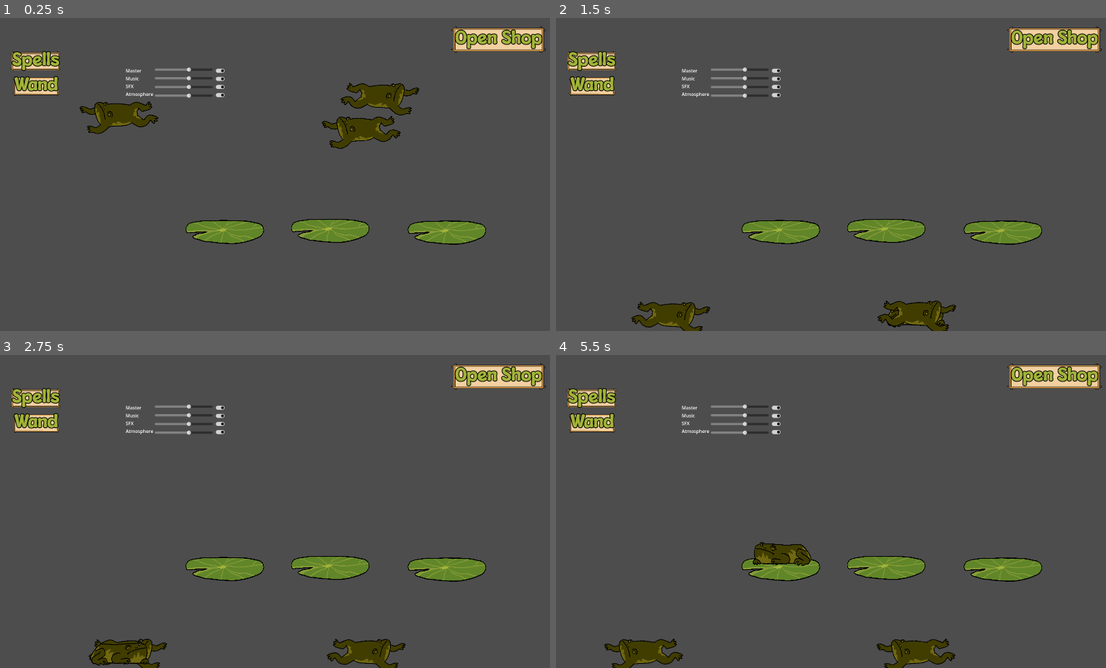
Above: before the commit, frames 1-4 (two rows, left to right).
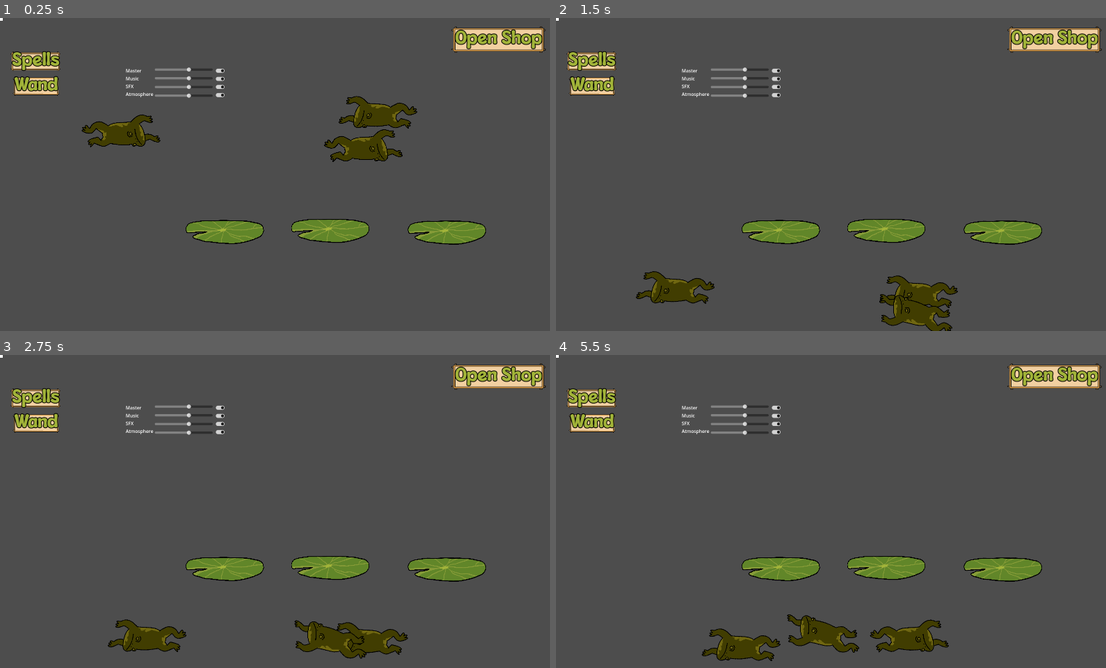
Above: after the commit, the same moments.

Repository: NotTom31/FroggeeToadems
Game: Godot game, scene res://Scenes/Levels/Test/brendan-testing.tscn
Same seed, same stepped clock (60 frames per second), same inputs: the game is played once before the commit and once after it. This scene is started directly instead of the project's main scene.
Inputs (mouse positions are in pixels of both pictures, inside the frame that each line leads up to):
- Up to frame 1 (0.25 s): no input
- Up to frame 2 (1.5 s): move the mouse to (913, 165) at 0.52 s; hold Right (ui_right) from 0.53 s (still down); click (913, 165) at 0.67 s; tap Up (ui_up) at 0.77 s; move the mouse to (913, 315) at 1.27 s; click (913, 315) at 1.42 s
- Up to frame 3 (2.75 s): tap Up (ui_up) at 1.52 s; move the mouse to (121, 655) at 2.02 s; release Right (ui_right) at 2.03 s; hold Left (ui_left) from 2.03 s (still down); click (121, 655) at 2.17 s
- Up to frame 4 (5.5 s): move the mouse to (677, 652) at 2.77 s; release Left (ui_left) at 2.78 s; hold Right (ui_right) 2.78-4.28 s; click (677, 652) at 2.92 s; tap Up (ui_up) at 3.02, 3.77, 4.52 s; move the mouse to (924, 655) at 3.52 s; click (924, 655) at 3.67 s; move the mouse to (924, 652) at 4.27 s; hold Left (ui_left) 4.28-5.03 s; click (924, 652) at 4.42 s; move the mouse to (781, 570) at 5.02 s; hold Right (ui_right) from 5.03 s (still down); click (781, 570) at 5.17 s

The runs differ from the first frame. In frame 1, 3.7% of the frame differs, in the area x 0-77%, y 0-46%; in frame 2, 2.9%; in frame 3, 2.9%; in frame 4, 4.3%, in the area x 0-73%, y 0-100%.

Commit message:
half-finished build of swim prototype

Diff:
--- a/Code/FrogLogic/FrogStates/FrogCharge.gd
+++ b/Code/FrogLogic/FrogStates/FrogCharge.gd
@@ -16,6 +16,7 @@
 var CanJump
 
 func Enter():
+	frog.velocity = frog.velocity/5
 	CanJump = true
 	play_charge_animation()
 
--- a/Code/FrogLogic/FrogStates/FrogSwim.gd
+++ b/Code/FrogLogic/FrogStates/FrogSwim.gd
@@ -1,18 +1,54 @@
 extends State
 class_name FrogSwim
 
-@export var move_speed := 40.0
-
+@export var move_speed_x := 200 # originally 40.0, trying this for push mechanic
+@export var move_speed_y := 60
 var move_direction : Vector2
 var wander_time : float
+var push = true
+
+# brendan's note: change to "kick" that gives some acceleration in a random direction
+
+var left_bound = -680
+var right_bound = 800
+var xrange = right_bound-left_bound
+var hi_bound = 630
+var lo_bound = 750
+var yrange = lo_bound-hi_bound
 
 func randomize_wander():
-	move_direction = Vector2(randf_range(-1, 1), 0).normalized()
-	wander_time = randf_range(1, 3)
+
+	var ratiox = (2*(frog.position.x-left_bound)/xrange) - 1
+	var ratioy = (2*(frog.position.y-hi_bound)/yrange)- 1
+	if ratiox == 0:
+		ratiox = .01
+	if ratioy == 0:
+		ratioy = 0.01
+
+	move_direction = Vector2(
+		# x dir
+		randf_range(-1, 1)*(1/ratiox)-ratiox,
+		# y dir
+		randf_range(-1,1)*(1/ratioy)-ratioy
+		).normalized()
+	wander_time = randf_range(1, 4)
+	push = true
+
+	#var ratiox = (frog.position.x-left_bound)/xrange
+	#var ratioy = (frog.position.y-hi_bound)/yrange
+	#
+	#move_direction = Vector2(
+		## x dir
+		#randf_range(-1*ratiox, 1-ratiox),
+		## y dir
+		#randf_range(-1*(ratioy), 1-(ratioy))
+		#).normalized()
+	#wander_time = randf_range(1, 4)
 
 func Enter():
 	if get_tree().root.get_child(0) is Main:
 		get_tree().root.get_child(0).play_sound("splash_med")
+	frog.disable_gravity()
 	$"../../FrogSpriteHandler".play_jump()
 	#if frog.is_sprite_flipped:
 	#	frog.rotation_degrees = 240
@@ -30,10 +66,15 @@
 
 	else:
 		pass
-		Transitioned.emit(self, "FrogCharge")
+		var jump_chance = randi_range(1,3)
+		if jump_chance == 3:
+			Transitioned.emit(self, "FrogCharge")
 		randomize_wander()
 
 func Physics_Update(delta: float):
-	if frog && frog.is_on_floor():
-		frog.velocity = Vector2(move_direction.x * move_speed, frog.velocity.y + move_direction.y)
+	if push == true: #frog: #&& frog.is_on_floor():
+		frog.velocity = Vector2(move_direction.x * move_speed_x, move_direction.y * move_speed_y)#frog.velocity.y + move_direction.y)
 		#frog.rotation = lerp(frog.rotation, 60.0, 1.0)
+		push = false
+	else:
+		frog.velocity = frog.velocity*0.988
--- a/Code/FrogLogic/FrogTypes/basic_frog.gd
+++ b/Code/FrogLogic/FrogTypes/basic_frog.gd
@@ -14,13 +14,15 @@
 var mouse_position
 var is_sprite_flipped = false
 var ribbit_timer : float = 0.0
+# for dropping frog over water
+var over_water = false
 
 var original_layer: int
 var original_mask: int
 
 var slot_beneath : FrogSlot = null
 signal Transitioned
-signal frog_deselected(frog : BasicFrog, pos : Vector2)
+signal frog_deselected(frog : BasicFrog, pos : Vector2, over_water : bool)
 signal slot_assigned(frog : BasicFrog, slot : FrogSlot)
 
 var on_lillypad := false:
@@ -84,7 +86,7 @@
 				assign_to_slot(null)
 			else:
 				selected = false
-				frog_deselected.emit(self, global_position)
+				frog_deselected.emit(self, global_position, over_water)
 		elif lvl_manager.state == LevelManager.ClickState.WAND:
 			var lil = find_lillypad_below()
 			if lil != null:
--- a/Code/Legacy/frog_detection_area.gd
+++ b/Code/Legacy/frog_detection_area.gd
@@ -6,5 +6,14 @@
 	if parent is not BasicFrog:
 		return
 	var current_state = parent.get_node("StateMachine").current_state
+	# if frog is falling, enter water
 	if current_state is FrogFall or current_state is FrogJump:
 		parent.transition_to_swim()
+	# if frog is being held, it should transition_to_swim when dropped in this region
+	parent.over_water = true
+
+func _on_area_exited(area: Area2D) -> void:
+	var parent = area.get_parent()
+	if parent is not BasicFrog:
+		return
+	parent.over_water = false
--- a/Code/Managers/LevelManager.gd
+++ b/Code/Managers/LevelManager.gd
@@ -231,11 +231,13 @@
 			result = fs
 	return result
 
-func _on_frog_deselected(frog: BasicFrog, pos: Vector2) -> void:
+func _on_frog_deselected(frog: BasicFrog, pos: Vector2, over_water : bool) -> void:
 	var slot = closest_open_frog_slot(pos)
-
 	if slot == null:
-		frog.Transitioned.emit("FrogFall")
+		if over_water == true:
+			frog.Transitioned.emit("FrogSwim")
+		else:
+			frog.Transitioned.emit("FrogFall")
 		return
 
 	frog.Transitioned.emit("FrogStacked")
--- a/Scenes/Environment/Background.tscn
+++ b/Scenes/Environment/Background.tscn
@@ -31,6 +31,7 @@
 }]
 
 [node name="Background" type="Node2D"]
+y_sort_enabled = true
 script = ExtResource("1_ytghr")
 
 [node name="ParallaxBackground" type="ParallaxBackground" parent="."]
--- a/Scenes/FrogDetectionArea.tscn
+++ b/Scenes/FrogDetectionArea.tscn
@@ -4,18 +4,19 @@
 [ext_resource type="Script" path="res://Code/Legacy/frog_detection_area.gd" id="1_ppca7"]
 
 [sub_resource type="RectangleShape2D" id="RectangleShape2D_604wb"]
-size = Vector2(1920, 40)
+size = Vector2(1920, 274)
 
 [node name="FrogDetectionArea" type="Area2D"]
 script = ExtResource("1_ppca7")
 
 [node name="CollisionShape2D" type="CollisionShape2D" parent="."]
+position = Vector2(0, -117)
 shape = SubResource("RectangleShape2D_604wb")
 
 [node name="Sprite2D" type="Sprite2D" parent="."]
-visible = false
 position = Vector2(-4.76837e-07, -4.76837e-07)
 scale = Vector2(2, 2)
 texture = ExtResource("1_alkt3")
 
 [connection signal="area_entered" from="." to="." method="_on_area_entered"]
+[connection signal="area_exited" from="." to="." method="_on_area_exited"]
--- a/Scenes/Frogs/FrogTypes/basic_frog.tscn
+++ b/Scenes/Frogs/FrogTypes/basic_frog.tscn
@@ -59,6 +59,7 @@
 [sub_resource type="RectangleShape2D" id="RectangleShape2D_skv3v"]
 
 [node name="BasicFrog" type="CharacterBody2D"]
+y_sort_enabled = true
 collision_layer = 2
 script = ExtResource("1_rxiyf")
 
@@ -92,10 +93,12 @@
 
 [node name="AnimatedSprite2D" type="AnimatedSprite2D" parent="."]
 z_index = 1
+y_sort_enabled = true
 position = Vector2(3, -2)
-scale = Vector2(-0.15, 0.2)
+rotation = 3.14159
+scale = Vector2(0.15, -0.2)
 sprite_frames = SubResource("SpriteFrames_kpbkf")
-animation = &"idle"
+animation = &"jump"
 offset = Vector2(0, -150)
 
 [node name="FrogSpriteHandler" type="Area2D" parent="." node_paths=PackedStringArray("sprt")]
--- a/Scenes/Frogs/FrogTypes/fat_frog.tscn
+++ b/Scenes/Frogs/FrogTypes/fat_frog.tscn
@@ -1,48 +1,6 @@
-[gd_scene load_steps=8 format=3 uid="uid://bg6ctvvup7aag"]
+[gd_scene load_steps=3 format=3 uid="uid://bg6ctvvup7aag"]
 
 [ext_resource type="PackedScene" uid="uid://q2eyupn7k7l2" path="res://Scenes/Frogs/FrogTypes/basic_frog.tscn" id="1_wieqn"]
-[ext_resource type="Texture2D" uid="uid://cy5acv5h4fr25" path="res://Assets/Art/Frogs/blink/04_plink.png" id="2_5ledk"]
-[ext_resource type="Texture2D" uid="uid://dc4o64v0upcbd" path="res://Assets/Art/Frogs/resting/04_rest.png" id="3_d78p0"]
-[ext_resource type="Texture2D" uid="uid://c432posuoo6w0" path="res://Assets/Art/Frogs/charging/04_charge.png" id="4_k3vli"]
-[ext_resource type="Texture2D" uid="uid://dc8jgr7flirc1" path="res://Assets/Art/Frogs/jumping_turned/04_jump_turned.png" id="5_4y8p8"]
-
-[sub_resource type="SpriteFrames" id="SpriteFrames_w1on3"]
-animations = [{
-"frames": [{
-"duration": 1.0,
-"texture": ExtResource("2_5ledk")
-}, {
-"duration": 1.0,
-"texture": ExtResource("3_d78p0")
-}],
-"loop": false,
-"name": &"blink",
-"speed": 5.0
-}, {
-"frames": [{
-"duration": 1.0,
-"texture": ExtResource("4_k3vli")
-}],
-"loop": true,
-"name": &"charge",
-"speed": 5.0
-}, {
-"frames": [{
-"duration": 1.0,
-"texture": ExtResource("3_d78p0")
-}],
-"loop": true,
-"name": &"idle",
-"speed": 5.0
-}, {
-"frames": [{
-"duration": 1.0,
-"texture": ExtResource("5_4y8p8")
-}],
-"loop": true,
-"name": &"jump",
-"speed": 5.0
-}]
 
 [sub_resource type="RectangleShape2D" id="RectangleShape2D_2h76u"]
 size = Vector2(317, 195)
@@ -51,8 +9,7 @@
 type = 3
 
 [node name="AnimatedSprite2D" parent="." index="1"]
-scale = Vector2(0.15, 0.2)
-sprite_frames = SubResource("SpriteFrames_w1on3")
+y_sort_enabled = true
 
 [node name="FrogSpriteHandler" parent="." index="2"]
 rest_sprite_scale = Vector2(0.15, 0.2)
--- a/Scenes/Frogs/FrogTypes/mud_frog.tscn
+++ b/Scenes/Frogs/FrogTypes/mud_frog.tscn
@@ -1,44 +1,6 @@
-[gd_scene load_steps=7 format=3 uid="uid://dblq15rpmoe78"]
+[gd_scene load_steps=3 format=3 uid="uid://dblq15rpmoe78"]
 
 [ext_resource type="PackedScene" uid="uid://q2eyupn7k7l2" path="res://Scenes/Frogs/FrogTypes/basic_frog.tscn" id="1_3yfop"]
-[ext_resource type="Texture2D" uid="uid://byimo5w7vne1o" path="res://Assets/Art/Frogs/resting/01_rest.png" id="2_nnp2c"]
-[ext_resource type="Texture2D" uid="uid://6vdf5eor0pxy" path="res://Assets/Art/Frogs/charging/01_charge.png" id="3_5tl0m"]
-[ext_resource type="Texture2D" uid="uid://cc64y7l5qeasd" path="res://Assets/Art/Frogs/jumping_turned/01_jump_turned.png" id="4_woaif"]
-
-[sub_resource type="SpriteFrames" id="SpriteFrames_rm5ts"]
-animations = [{
-"frames": [{
-"duration": 1.0,
-"texture": ExtResource("2_nnp2c")
-}],
-"loop": false,
-"name": &"blink",
-"speed": 5.0
-}, {
-"frames": [{
-"duration": 1.0,
-"texture": ExtResource("3_5tl0m")
-}],
-"loop": true,
-"name": &"charge",
-"speed": 5.0
-}, {
-"frames": [{
-"duration": 1.0,
-"texture": ExtResource("2_nnp2c")
-}],
-"loop": true,
-"name": &"idle",
-"speed": 5.0
-}, {
-"frames": [{
-"duration": 1.0,
-"texture": ExtResource("4_woaif")
-}],
-"loop": true,
-"name": &"jump",
-"speed": 5.0
-}]
 
 [sub_resource type="RectangleShape2D" id="RectangleShape2D_qro6i"]
 size = Vector2(315, 195)
@@ -47,9 +9,7 @@
 type = 4
 
 [node name="AnimatedSprite2D" parent="." index="1"]
-scale = Vector2(0.15, 0.2)
-sprite_frames = SubResource("SpriteFrames_rm5ts")
-animation = &"jump"
+y_sort_enabled = true
 
 [node name="FrogSpriteHandler" parent="." index="2"]
 rest_sprite_scale = Vector2(0.15, 0.2)
--- a/Scenes/Frogs/FrogTypes/small_frog.tscn
+++ b/Scenes/Frogs/FrogTypes/small_frog.tscn
@@ -1,48 +1,6 @@
-[gd_scene load_steps=8 format=3 uid="uid://yanyexrlae6i"]
+[gd_scene load_steps=3 format=3 uid="uid://yanyexrlae6i"]
 
 [ext_resource type="PackedScene" uid="uid://q2eyupn7k7l2" path="res://Scenes/Frogs/FrogTypes/basic_frog.tscn" id="1_52qfp"]
-[ext_resource type="Texture2D" uid="uid://7sja1guvnp78" path="res://Assets/Art/Frogs/blink/03_plink.png" id="2_yoirv"]
-[ext_resource type="Texture2D" uid="uid://cp4l61kebouu6" path="res://Assets/Art/Frogs/resting/03_rest.png" id="3_452hk"]
-[ext_resource type="Texture2D" uid="uid://o78qjbqq03bu" path="res://Assets/Art/Frogs/charging/03_charge.png" id="4_2ws8f"]
-[ext_resource type="Texture2D" uid="uid://dbysohiwqotsy" path="res://Assets/Art/Frogs/jumping_turned/03_jump_triple_turned.png" id="5_dx6ek"]
-
-[sub_resource type="SpriteFrames" id="SpriteFrames_4xyxk"]
-animations = [{
-"frames": [{
-"duration": 1.0,
-"texture": ExtResource("2_yoirv")
-}, {
-"duration": 1.0,
-"texture": ExtResource("3_452hk")
-}],
-"loop": false,
-"name": &"blink",
-"speed": 5.0
-}, {
-"frames": [{
-"duration": 1.0,
-"texture": ExtResource("4_2ws8f")
-}],
-"loop": true,
-"name": &"charge",
-"speed": 5.0
-}, {
-"frames": [{
-"duration": 1.0,
-"texture": ExtResource("3_452hk")
-}],
-"loop": true,
-"name": &"idle",
-"speed": 5.0
-}, {
-"frames": [{
-"duration": 1.0,
-"texture": ExtResource("5_dx6ek")
-}],
-"loop": true,
-"name": &"jump",
-"speed": 5.0
-}]
 
 [sub_resource type="RectangleShape2D" id="RectangleShape2D_wg7ja"]
 size = Vector2(293, 82)
@@ -51,8 +9,7 @@
 type = 2
 
 [node name="AnimatedSprite2D" parent="." index="1"]
-scale = Vector2(0.15, 0.2)
-sprite_frames = SubResource("SpriteFrames_4xyxk")
+y_sort_enabled = true
 
 [node name="FrogSpriteHandler" parent="." index="2"]
 rest_click_rect = Vector2(293, 82)
--- a/Scenes/Frogs/FrogTypes/tropical_frog.tscn
+++ b/Scenes/Frogs/FrogTypes/tropical_frog.tscn
@@ -1,64 +1,6 @@
-[gd_scene load_steps=12 format=3 uid="uid://co5rrhms11k5w"]
+[gd_scene load_steps=3 format=3 uid="uid://co5rrhms11k5w"]
 
 [ext_resource type="PackedScene" uid="uid://q2eyupn7k7l2" path="res://Scenes/Frogs/FrogTypes/basic_frog.tscn" id="1_kqv0n"]
-[ext_resource type="Texture2D" uid="uid://db8mb14ndu0rl" path="res://Assets/Art/Frogs/blink/02_plink1.png" id="2_ga1k2"]
-[ext_resource type="Texture2D" uid="uid://dq2rubto02ffb" path="res://Assets/Art/Frogs/blink/02_plink2.png" id="3_0c5ti"]
-[ext_resource type="Texture2D" uid="uid://b0t1nb1i1evdt" path="res://Assets/Art/Frogs/blink/02_plink3.png" id="4_dunjx"]
-[ext_resource type="Texture2D" uid="uid://bsuihp8m1bijj" path="res://Assets/Art/Frogs/blink/02_plink4.png" id="5_jr0vl"]
-[ext_resource type="Texture2D" uid="uid://bppv148qldsei" path="res://Assets/Art/Frogs/blink/02_plink5.png" id="6_4a2g8"]
-[ext_resource type="Texture2D" uid="uid://dcomocfoou50s" path="res://Assets/Art/Frogs/resting/02_rest.png" id="7_ff734"]
-[ext_resource type="Texture2D" uid="uid://cehbkmr7frwdu" path="res://Assets/Art/Frogs/charging/02_charge.png" id="7_jrg8x"]
-[ext_resource type="Texture2D" uid="uid://dbnkbq2nqemo" path="res://Assets/Art/Frogs/jumping_turned/02_jump_turned.png" id="9_spjjg"]
-
-[sub_resource type="SpriteFrames" id="SpriteFrames_bn081"]
-animations = [{
-"frames": [{
-"duration": 1.0,
-"texture": ExtResource("2_ga1k2")
-}, {
-"duration": 1.0,
-"texture": ExtResource("3_0c5ti")
-}, {
-"duration": 1.0,
-"texture": ExtResource("4_dunjx")
-}, {
-"duration": 1.0,
-"texture": ExtResource("5_jr0vl")
-}, {
-"duration": 1.0,
-"texture": ExtResource("6_4a2g8")
-}, {
-"duration": 1.0,
-"texture": ExtResource("7_ff734")
-}],
-"loop": false,
-"name": &"blink",
-"speed": 5.0
-}, {
-"frames": [{
-"duration": 1.0,
-"texture": ExtResource("7_jrg8x")
-}],
-"loop": true,
-"name": &"charge",
-"speed": 5.0
-}, {
-"frames": [{
-"duration": 1.0,
-"texture": ExtResource("7_ff734")
-}],
-"loop": true,
-"name": &"idle",
-"speed": 5.0
-}, {
-"frames": [{
-"duration": 1.0,
-"texture": ExtResource("9_spjjg")
-}],
-"loop": true,
-"name": &"jump",
-"speed": 5.0
-}]
 
 [sub_resource type="RectangleShape2D" id="RectangleShape2D_vnybd"]
 size = Vector2(270, 90)
@@ -67,9 +9,7 @@
 type = 1
 
 [node name="AnimatedSprite2D" parent="." index="1"]
-position = Vector2(0, -2)
-scale = Vector2(0.15, 0.2)
-sprite_frames = SubResource("SpriteFrames_bn081")
+y_sort_enabled = true
 
 [node name="FrogSpriteHandler" parent="." index="2"]
 rest_sprite_position = Vector2(0, -2)
--- a/Scenes/Levels/Test/brendan-testing.tscn
+++ b/Scenes/Levels/Test/brendan-testing.tscn
@@ -1,6 +1,6 @@
 [gd_scene load_steps=3 format=3 uid="uid://bsaoimojl71v6"]
 
-[ext_resource type="PackedScene" uid="uid://cog6dh2xtn66n" path="res://Scenes/Levels/Test/Main-Scene-Tom.tscn" id="1_xckjc"]
+[ext_resource type="PackedScene" uid="uid://cog6dh2xtn66n" path="res://Scenes/UI/Levels/Test/Main-Scene-Tom.tscn" id="1_xckjc"]
 [ext_resource type="PackedScene" uid="uid://1k1rcvp03xma" path="res://Scenes/Managers/sound_manager.tscn" id="2_sjxra"]
 
 [node name="Brendan-testing" type="Node2D"]
@@ -11,6 +11,7 @@
 
 [editable path="LevelManager"]
 [editable path="LevelManager/Wand"]
+[editable path="LevelManager/Canvas_Shop"]
 [editable path="LevelManager/Lillypads/Lillypad"]
 [editable path="LevelManager/Lillypads/Lillypad2"]
 [editable path="LevelManager/Lillypads/Lillypad3"]
